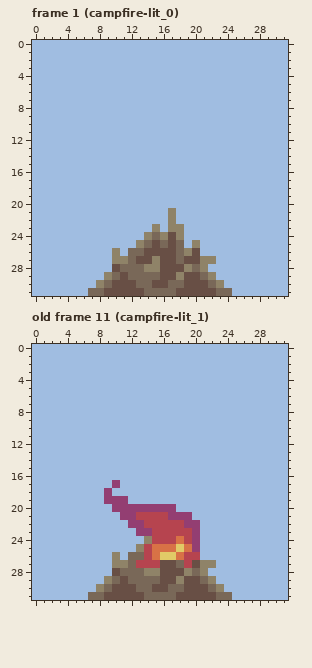
A pixel-art file gets an edit: aseprite/campfire.aseprite. The picture above is the old version.
32x32 pixels, 19 frames. Shown: frame 1 (campfire-lit_0), old frame 11 (campfire-lit_1). The commit also changed other frames, which this record leaves out.
Once edited:
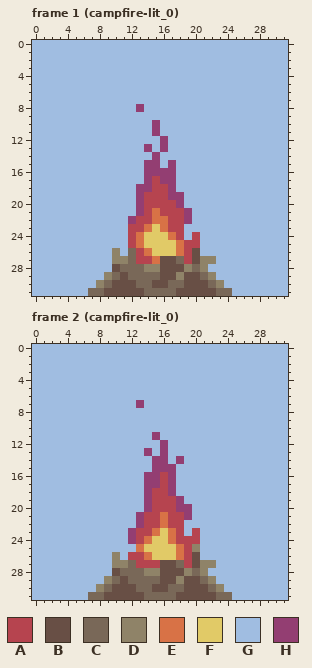
Palette (. is transparent): A #b6444f  B #684f45  C #796858  D #8f8368  E #d87246  F #e1ca67  G #a0bde1  H #933e72
A new or re-ordered frame is compared with the old frame closest to it.
Changes in this commit:
frames 19 -> 42
--- frame 1 (campfire-lit_0), layer "fire Copy"
@@ x 10..22 @@
  7 GGGGGGGGGGGGG
- 8 GGGGGGGGGGGGG
+ 8 GGGHGGGGGGGGG
  9 GGGGGGGGGGGGG
-10 GGGGGGGGGGGGG
-11 GGGGGGGGGGGGG
-12 GGGGGGGGGGGGG
-13 GGGGGGGGGGGGG
-14 GGGGGGGGGGGGG
-15 GGGGGGGGGGGGG
-16 GGGGGGGGGGGGG
-17 GGGGGGGGGGGGG
-18 GGGGGGGGGGGGG
-19 GGGGGGGGGGGGG
-20 GGGGGGGGGGGGG
-21 GGGGGGGDGGGGG
-22 GGGGGGGDGGGGG
-23 GGGGGDGDDGGGG
-24 GGGGDCDBDGGGG
-25 GGGDCBCBCGDGG
-26 DGCCBBBBCDBGG
-27 DDCBBDBBCBBDD
+10 GGGGGHGGGGGGG
+11 GGGGGHGGGGGGG
+12 GGGGGGHGGGGGG
+13 GGGGHGHGGGGGG
+14 GGGGGHGGGGGGG
+15 GGGGHHGHGGGGG
+16 GGGGHHHHGGGGG
+17 GGGGHAHHGGGGG
+18 GGGHHAAHGGGGG
+19 GGGHAAAHHGGGG
+20 GGGHAAAAHGGGG
+21 GGGHAEAAAHGGG
+22 GGHAAEEAAHGGG
+23 GGAAEFEAAGGGG
+24 GGAEFFFEAGAGG
+25 GGAEFFFFEAAGG
+26 DGCAEFFFEABGG
+27 DDCAAEBBCABDD
 28 BCCCDDBBBDCDG
--- frame 2 (campfire-lit_0) is new; against old frame 11 (campfire-lit_1), layer "fire Copy"
@@ x 11..15 @@
  6 GGGGG
- 7 GGGGG
+ 7 GGHGG
  8 GGGGG
@@ x 7..22 @@
 10 GGGGGGGGGGGGGGGG
-11 GGGGGGGGGGGGGGGG
-12 GGGGGGGGGGGGGGGG
-13 GGGGGGGGGGGGGGGG
-14 GGGGGGGGGGGGGGGG
-15 GGGGGGGGGGGGGGGG
-16 GGGGGGGGGGGGGGGG
-17 GGGHGGGGGGGGGGGG
-18 GGHGGGGGGGGGGGGG
-19 GGHHHGGGGGGGGGGG
-20 GGGHHHHHHHHGGGGG
-21 GGGGHHAAAAHHHGGG
-22 GGGGGHHAAAAAHHGG
-23 GGGGGGHHAAAAAHGG
-24 GGGGGGGDAAAEAHGG
-25 GGGGGGDAEEEFEHGG
-26 GGGDGCCAEFFEAAGG
+11 GGGGGGGGHGGGGGGG
+12 GGGGGGGGGHGGGGGG
+13 GGGGGGGHGHGGGGGG
+14 GGGGGGGGHHGHGGGG
+15 GGGGGGGGHHHGGGGG
+16 GGGGGGGHHAHGGGGG
+17 GGGGGGGHHAHGGGGG
+18 GGGGGGGHAAHGGGGG
+19 GGGGGGGHAAAHGGGG
+20 GGGGGGGHAAAHHGGG
+21 GGGGGGHAAEAAHGGG
+22 GGGGGGHAAEAAGGGG
+23 GGGGGHAAEFEAGAGG
+24 GGGGGHAEFFEAAAGG
+25 GGGGGGEFFFFEADGG
+26 GGGDGAAEFFFEABGG
 27 GGGDDCAAABBCABDD
Changed places in both pictures, as pixel boxes (x1, y1, x2, y2):
changed: (128, 104, 200, 264)
changed: (104, 400, 200, 560)
